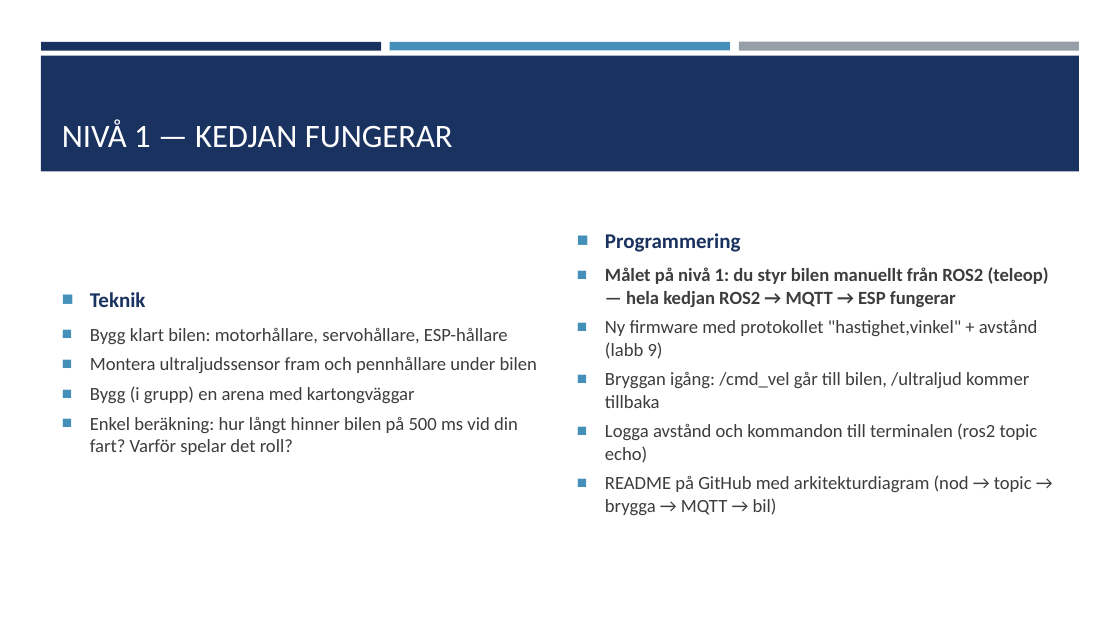
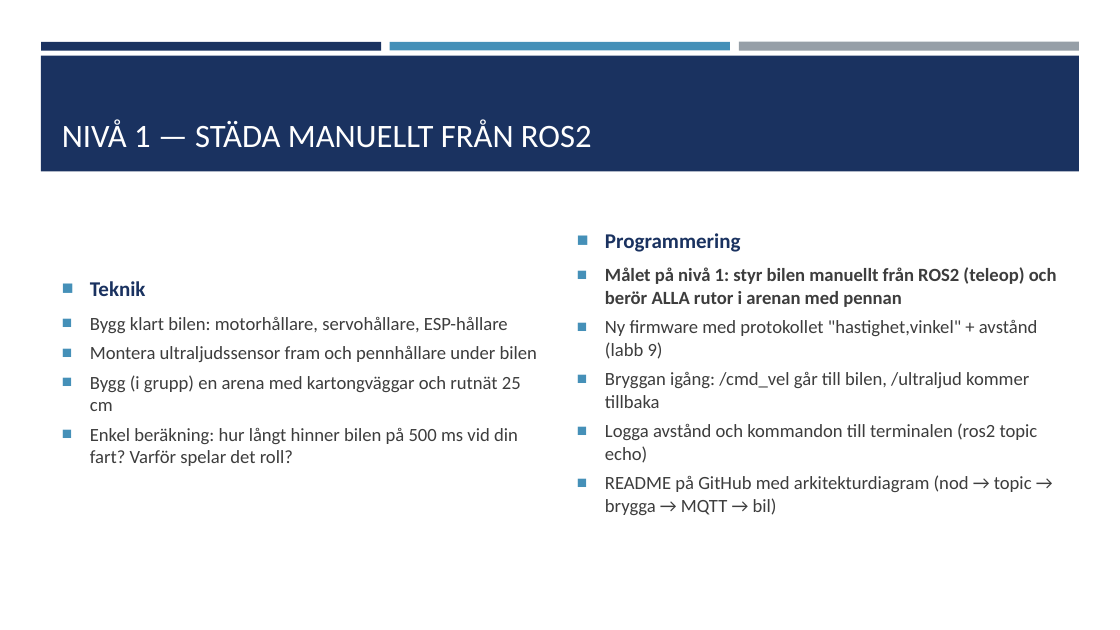
Before and after one commit to abbjetmus/ROS2, a slide deck: slide 14 of Driverbot250s-ROS2.pptx. Drawn at 1120x630 pixels with LibreOffice and Linux fonts; fonts in the diff are those of the drawing. Boxes give left, top, right and bottom in pixels: in the first picture for what was removed or moved away, otherwise in the second. Text is boxed around its words. In the diff, an @@ line names an element or a change of style, - is before the commit and + after.

```diff
--- a/Driverbot250s-ROS2.pptx
+++ b/Driverbot250s-ROS2.pptx
@@ title at (x1=62, y1=120, x2=592, y2=148): text changed @@
-NIVÅ 1 — KEDJAN FUNGERAR
+NIVÅ 1 — STÄDA MANUELLT FRÅN ROS2
@@ text at (x1=605, y1=267, x2=1057, y2=307): text changed @@
-■ Målet på nivå 1: du styr bilen manuellt från ROS2 (teleop) — hela kedjan ROS2 → MQTT → ESP fungerar
+■ Målet på nivå 1: styr bilen manuellt från ROS2 (teleop) och berör ALLA rutor i arenan med pennan
@@ text at (x1=90, y1=375, x2=521, y2=411): text changed @@
-■ Bygg (i grupp) en arena med kartongväggar
+■ Bygg (i grupp) en arena med kartongväggar och rutnät 25 cm
```
Also in this commit, not shown: 4 other slides changed, 5 other files.
